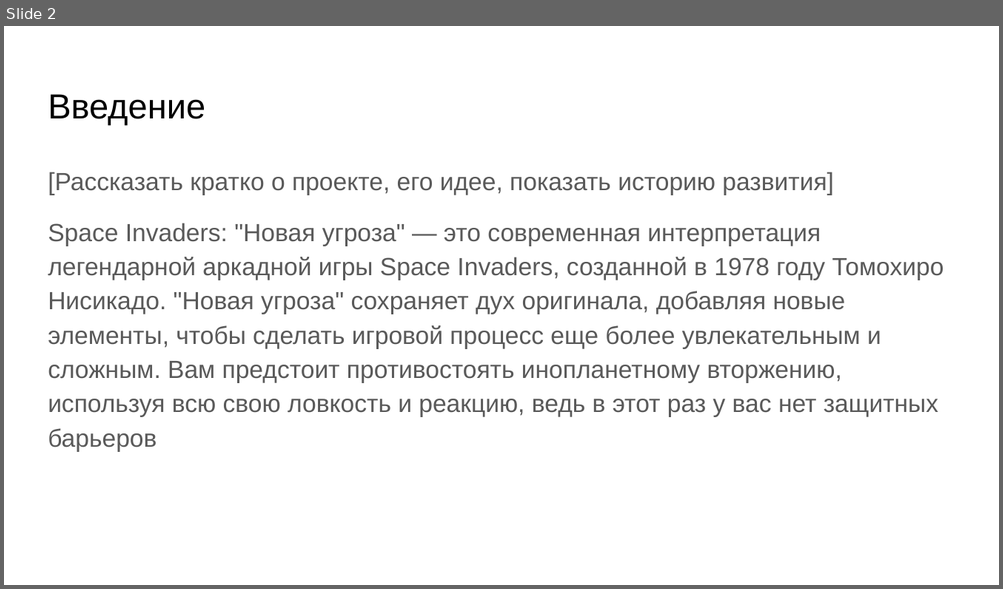
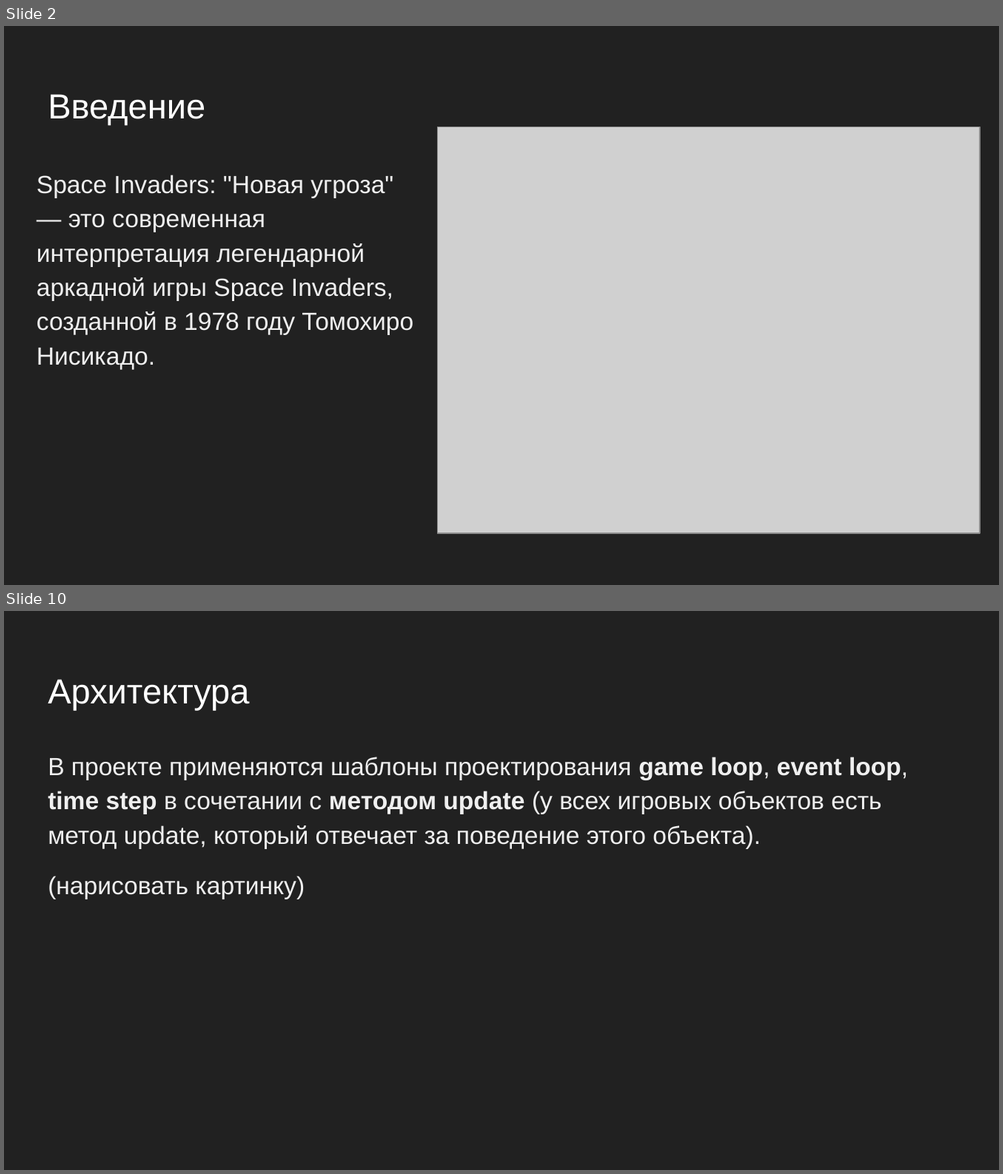
Before and after one commit to Tulishka/space_invaders_nt, a slide deck: docs/presentation.pptx. Shown one above the other, each under a label of ours: slide 2 before the commit, slides 2 and 10 after it; the slides between them are not shown. The pictures are 1003x589 and 1003x1174 pixels, drawn with LibreOffice and Linux fonts; fonts in the diff are those of the drawing; grey boxes stand for pictures. Boxes give left, top, right and bottom in pixels: in the first picture for what was removed or moved away, otherwise in the second. Text is boxed around its words. In the diff, an @@ line names an element or a change of style, - is before the commit and + after.

```diff
--- a/docs/presentation.pptx
+++ b/docs/presentation.pptx
@@ slide 10 added at (4,611,999,1170), background #212121 @@
@@ title added at (48,679,249,710), 25.2 pt, text #FFFFFF @@
+Архитектура
@@ text added at (48,757,908,899), 18 pt, text #EFEFEF @@
+В проекте применяются шаблоны проектирования game loop, event loop, time step в сочетании с методом update (у всех игровых объектов есть метод update, который отвечает за поведение этого объекта).
+(нарисовать картинку)
@@ slide 2 changed as well @@
@@ background #FFFFFF to #212121 @@
@@ title "Введение" at (48,94,205,125): text colour #000000 to #FFFFFF @@
@@ picture added at (437,127,979,533) @@
@@ text at (37,175,413,369): text changed; text colour #595959 to #EFEFEF @@
-[Рассказать кратко о проекте, его идее, показать историю развития]
-Space Invaders: "Новая угроза" — это современная интерпретация легендарной аркадной игры Space Invaders, созданной в 1978 году Томохиро Нисикадо. "Новая угроза" сохраняет дух оригинала, добавляя новые элементы, чтобы сделать игровой процесс еще более увлекательным и сложным. Вам предстоит противостоять инопланетному вторжению, используя всю свою ловкость и реакцию, ведь в этот раз у вас нет защитных барьеров
+Space Invaders: "Новая угроза" — это современная интерпретация легендарной аркадной игры Space Invaders, созданной в 1978 году Томохиро Нисикадо.
```
Also in this commit, not shown: 3 other slides changed, 7 other slides added, 9 slides removed.
